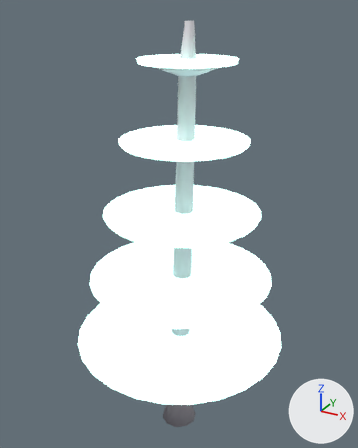
The glTF model models/trees/pine_1.glb as it was, and as the next commit left it.
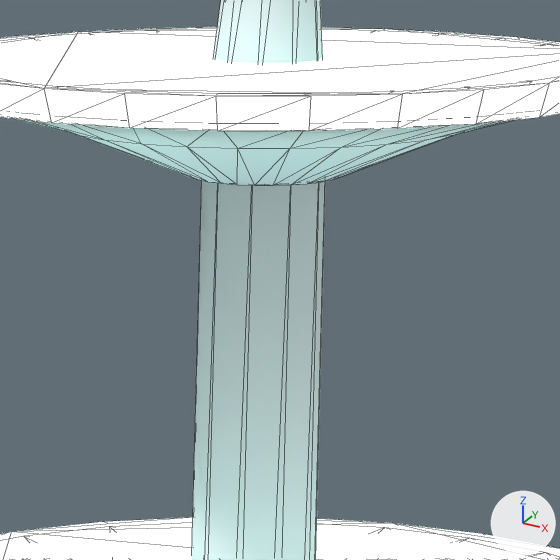
Each version is shown whole from a 50 mm lens placed at (2.75, -5.01, 5.64), pointed at (-0.07, 0.12, 3.08), then close up on the part from 42% to 64% of the width and 11% to 29% of the height. The lights are fixed; the arrows at lower right show +X, +Y and +Z. The first two pictures are the older version. The close-ups show mesh edges as thin lines.

Names of what the first close-up shows: 'pine_1'.
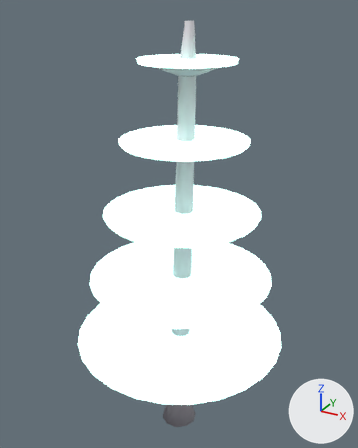
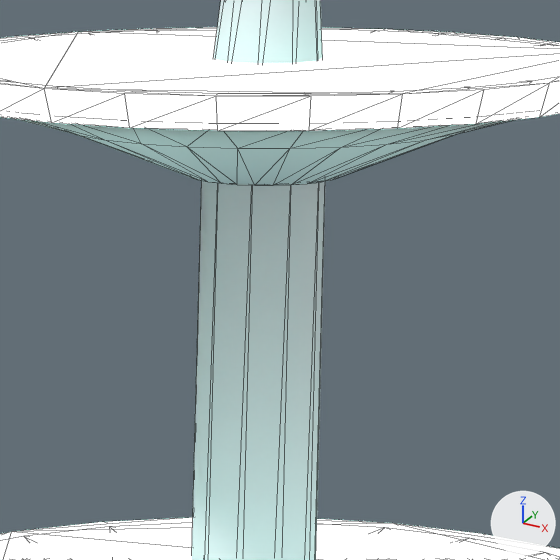
The change, as a diff of the scene's bpy script:
```diff
--- a/models/trees/pine_1.glb.py
+++ b/models/trees/pine_1.glb.py
@@ me_p @@
 me_p.from_pydata(...)  # 1080 vertices, 2116 faces; spans x -1.38..1.4, y -1.38..1.38, z 0.0..5.5
 # used by ob_pine_1; location = (0.0, 0.0, 0.0)
+# me_p part 1: 380 faces centred in x -0.57..0.58, y -0.57..0.58, z 1.34..4.99 are repainted in the vertex colours; the middle colour goes from light grey #cbc8d4 to grey #99959e
+# me_p part 2: 260 faces centred in x -1.15..1.16, y -1.16..1.16, z 1.44..5.06 are repainted in the vertex colours; the middle colour goes from white #e8e7ed to grey #b9b5ba
 me_p.materials.append(mat_flora)
```

Changed parts and their boxes (x1, y1, x2, y2) in the close-ups (560 x 560 px):
part 1 of me_p, recoloured
    both: (76, 134, 453, 185)
part 2 of me_p, recoloured
    both: (21, 120, 508, 148)
